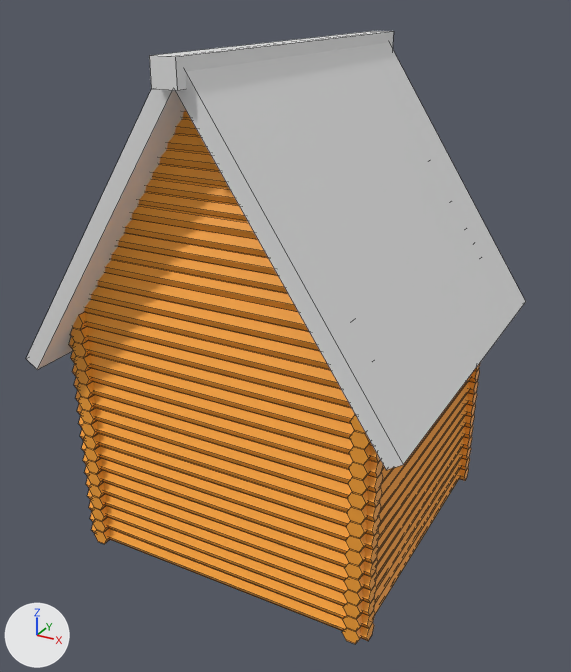
The FBX model Assets/Meshes/Environment/Environment_Cabin.fbx: old version first, new version second.
Before and after are seen from a 50 mm camera at (15.9, -29.7, 24.0) aimed at (0.0, -0.9, 9.6). The axes (+X, +Y, +Z) are drawn at lower left. The lights are the same throughout. Mesh edges are drawn as thin lines. Where no turn or scale is listed for an object, it has been applied to the vertices. Vertices at the same position are counted once.
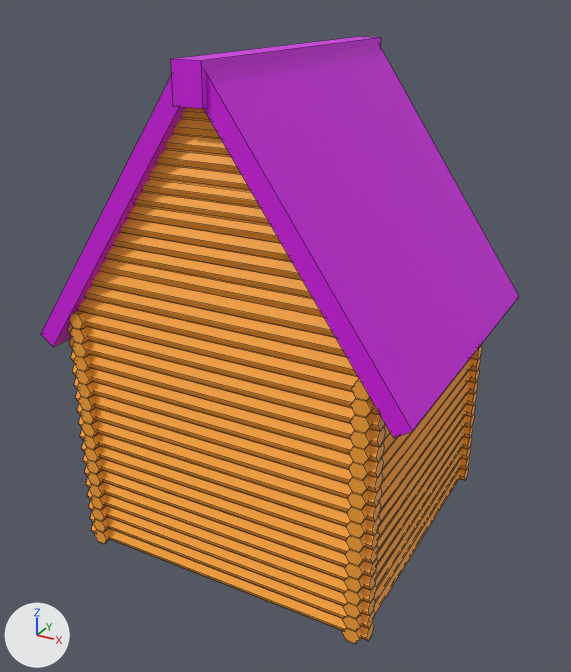
Commit message: Updated Cabin Mesh
Updated Cabin Mesh

Where the change shows, as pixel boxes (x1, y1, x2, y2) in the pictures (571 x 672 px):
'Plane.001', reshaped
    before: (69, 109, 480, 644)
    after: (41, 37, 519, 644)
'Cube.001', deleted
    before: (26, 31, 526, 470)
part 1 of me_plane_002, added (pink)
    after: (171, 37, 381, 109)
part 2 of me_plane_002, added (pink)
    after: (41, 45, 519, 438)

What changed in the scene script:
```text
Add mat_material_001:
    mat_material_001 = principled_material('Material.001')
    mat_material_001.base_color = (0.668, 0.00413, 0.8)  # pink #d50de7
Add mat_material_002:
    mat_material_002 = principled_material('Material.002')
    mat_material_002.base_color = (0.0114, 0.8, 0.0)  # green #1ce700
Change me_plane_002:
    used by ob_plane_001; location = (0.0, 0.0, 0.0)
    remove me_plane_002.from_pydata(...)  # 1339 vertices, 882 faces; spans x -7.2..9.9, y -7.2..8.3, z -0.1..21.7
    add me_plane_002.from_pydata(...)  # 1363 vertices, 900 faces; spans x -8.5..9.9, y -7.5..8.3, z -0.1..21.9
    me_plane_002 part 1: a new loose piece, a box spanning x -0.6..0.6, y -7.5..7.5, z 20.4..21.9, in mat_material_001 (pink #d50de7)
    me_plane_002 part 2
    8 vertices are added at x -8.5..8.5, y -7.3, z 9.9..21.8
    8 new vertices lie (0.0, 14.6, 0.0) away from vertices in x -8.5..8.5, y -7.3, z 9.9..21.8
    12 new faces join them, mat_material_001 (pink #d50de7)
    add me_plane_002.materials.append(mat_material_001)  # pink #d50de7
    add me_plane_002.materials.append(mat_material_002)  # green #1ce700
Remove ob_cube_001:
    ob_cube_001 = bpy.data.objects.new('Cube.001', me_cube_004)
    ob_cube_001.location = (0.0, 0.0, 0.0)
```
